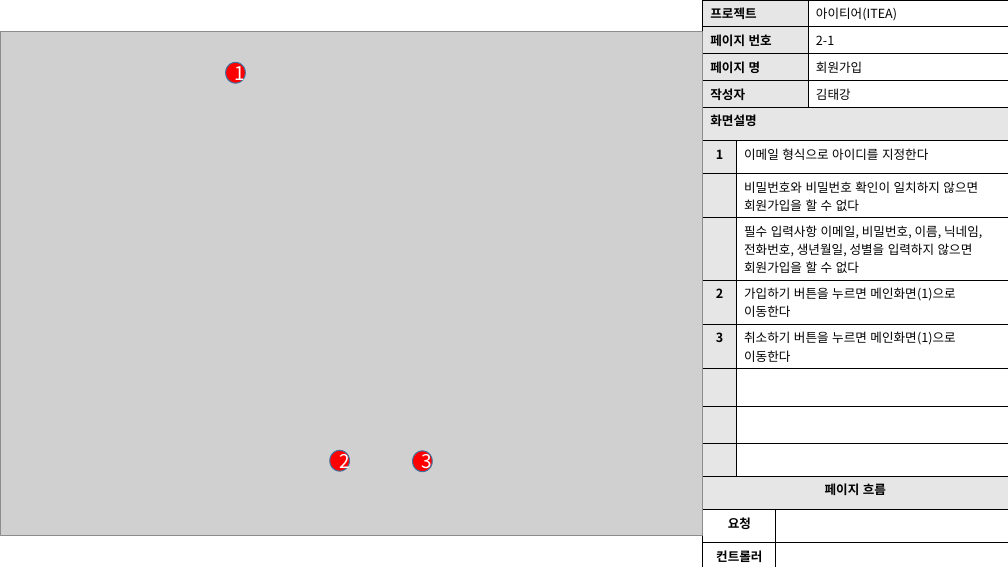
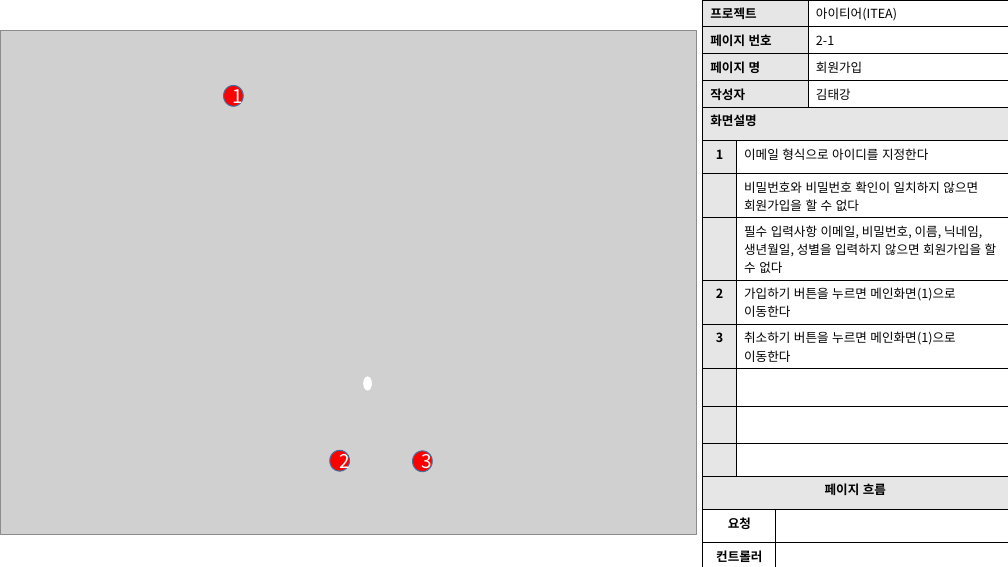
Before and after one commit to skwls2087/itea, a slide deck: slide 5 of 추가자료/스토리보드/아이티어_스토리보드_김태강.pptx. Drawn at 1008x567 pixels with LibreOffice and Linux fonts; fonts in the diff are those of the drawing; grey boxes stand for pictures. Boxes give left, top, right and bottom in pixels: in the first picture for what was removed or moved away, otherwise in the second. Text is boxed around its words. In the diff, an @@ line names an element or a change of style, - is before the commit and + after.

Commit message:
Revert "스토리보드&요구사항정의서 수정"
This reverts commit 96252a5ccb239863bed45474b1aa8a856bad8b69.

```diff
--- a/추가자료/스토리보드/아이티어_스토리보드_김태강.pptx
+++ b/추가자료/스토리보드/아이티어_스토리보드_김태강.pptx
@@ picture: place and size @@
-picture at (0, 32, 702, 536)
+picture at (0, 30, 697, 535)
@@ ellipse "1": place and size @@
-ellipse "1" at (225, 62, 245, 83)
+ellipse "1" at (224, 85, 243, 107)
@@ table at (703, 107, 1008, 567) @@
-row 4, column 2: 필수 입력사항 이메일, 비밀번호, 이름, 닉네임, 전화번호, 생년월일, 성별을 입력하지 않으면 회원가입을 할 수 없다
+row 4, column 2: 필수 입력사항 이메일, 비밀번호, 이름, 닉네임, 생년월일, 성별을 입력하지 않으면 회원가입을 할 수 없다
@@ ellipse added at (364, 377, 371, 390), fill #FFFFFF, outline #FFFFFF 1 pt @@
```
Also in this commit, not shown: 1 other slide changed, 1 other file.
